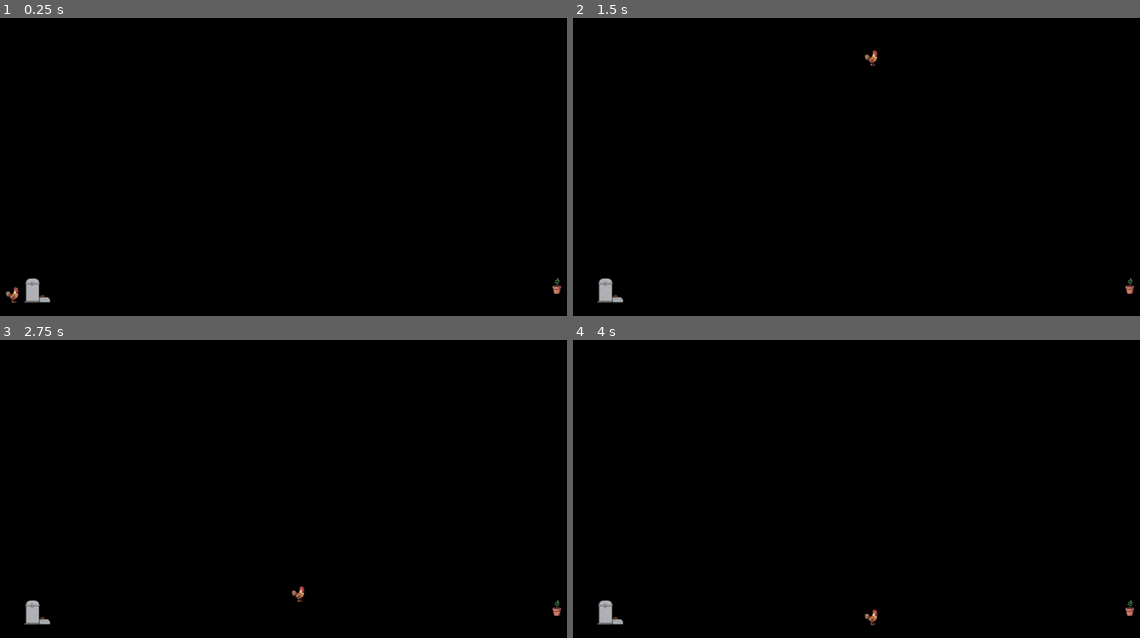
Above: before the commit, frames 1-4 (two rows, left to right).
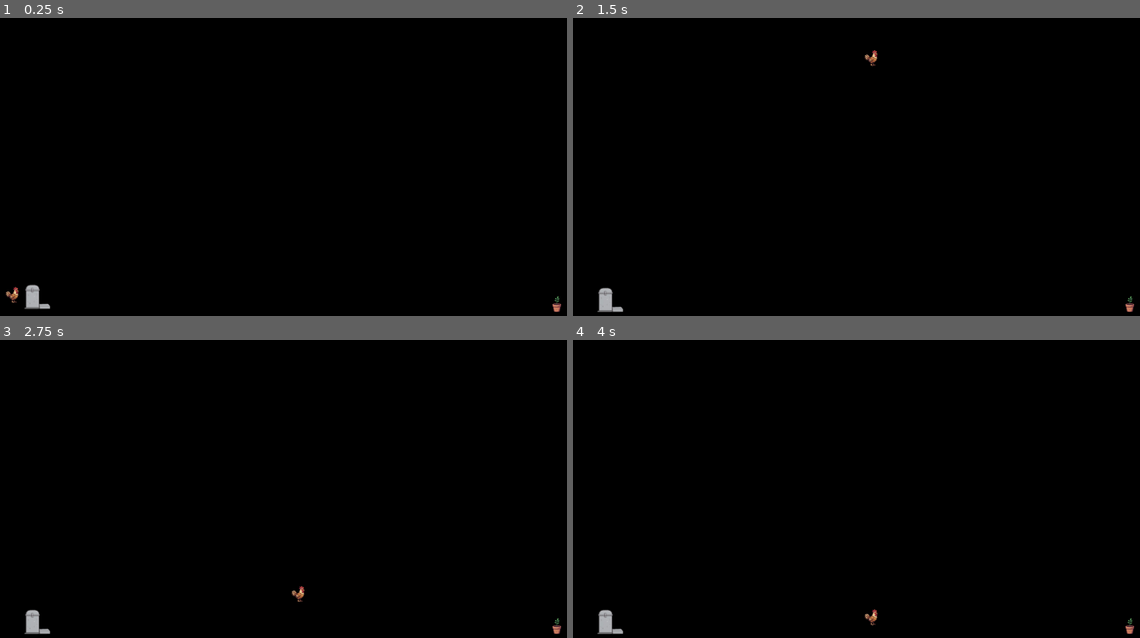
Above: after the commit, the same moments.

Repository: Devkazekama/BCR
Game: Godot game, scene res://Scenes/desktop_manager.tscn
The game is run twice, just before and just after one commit, with the same random seed, the same clock (stepped at 60 frames per second) and the same inputs.
Inputs (mouse positions are in pixels of both pictures, inside the frame that each line leads up to):
- Up to frame 1 (0.25 s): no input
- Up to frame 2 (1.5 s): drag from (584, 310) to (873, 38) at 0.52 s; drag from (669, 143) to (607, 283) at 1.27 s
- Up to frame 3 (2.75 s): move the mouse to (300, 360) at 2.02 s; click (300, 360) at 2.17 s
- Up to frame 4 (4 s): drag from (771, 521) to (601, 387) at 2.77 s; tap Enter at 3.5 s; move the mouse to (1009, 503) at 3.52 s; click (1009, 503) at 3.67 s

The runs differ from the first frame. In frame 1, 0.3% of the frame differs, in the area x 4-99%, y 87-99%; in frame 2, 0.4%; in frame 3, 0.4%; in frame 4, 0.4%.

Commit message:
Fix Godot parser crash caused by orphaned tscn variables
Co-authored-by: Devkazekama <58868652+Devkazekama@users.noreply.github.com>

Diff:
--- a/battle-chicken-rancher/Scenes/Corn.tscn
+++ b/battle-chicken-rancher/Scenes/Corn.tscn
@@ -14,8 +14,6 @@
 collision_mask = 4
 input_pickable = true
 script = ExtResource("1_jq12m")
-gravity = 600.0
-friction = 5.0
 
 [node name="Sprite2D" type="Sprite2D" parent="." unique_id=1871472193]
 position = Vector2(0, -26)
--- a/battle-chicken-rancher/Scenes/Feeder.tscn
+++ b/battle-chicken-rancher/Scenes/Feeder.tscn
@@ -7,7 +7,7 @@
 [sub_resource type="RectangleShape2D" id="RectangleShape2D_av6up"]
 size = Vector2(56, 6)
 
-[node name="Feeder" type="CharacterBody2D" unique_id=2111581992 node_paths=PackedStringArray("feed_overlay")]
+[node name="Feeder" type="RigidBody2D" unique_id=2111581992 node_paths=PackedStringArray("feed_overlay")]
 z_index = 0
 collision_layer = 4
 collision_mask = 3
--- a/battle-chicken-rancher/Scenes/PlantPot.tscn
+++ b/battle-chicken-rancher/Scenes/PlantPot.tscn
@@ -7,14 +7,12 @@
 [sub_resource type="RectangleShape2D" id="RectangleShape2D_lv78e"]
 size = Vector2(36, 64)
 
-[node name="PlantPot" type="CharacterBody2D" unique_id=2033925569]
+[node name="PlantPot" type="RigidBody2D" unique_id=2033925569]
 z_as_relative = false
 collision_layer = 4
 collision_mask = 3
 script = ExtResource("1_fpfic")
 corn_scene = ExtResource("2_tg1cv")
-gravity = 1500.0
-friction = 30.0
 
 [node name="Sprite2D" type="Sprite2D" parent="." unique_id=411418031]
 position = Vector2(0, -30.5)
--- a/battle-chicken-rancher/Scenes/desktop_manager.tscn
+++ b/battle-chicken-rancher/Scenes/desktop_manager.tscn
@@ -27,7 +27,6 @@
 
 [node name="Pet" parent="WorldLayer/WorldEntityContainer" unique_id=1110865103 instance=ExtResource("2_74rwn")]
 position = Vector2(455, 1382)
-collision_priority = 3.995
 
 [node name="Feeder" parent="WorldLayer/WorldEntityContainer" unique_id=1258728696 instance=ExtResource("4_ctdne")]
 position = Vector2(529, 1361)
--- a/battle-chicken-rancher/Scripts/egg.gd
+++ b/battle-chicken-rancher/Scripts/egg.gd
@@ -1,4 +1,4 @@
-extends Node2D
+extends RigidBody2D
 class_name Egg
 
 @export var egg_tier: int = 1
